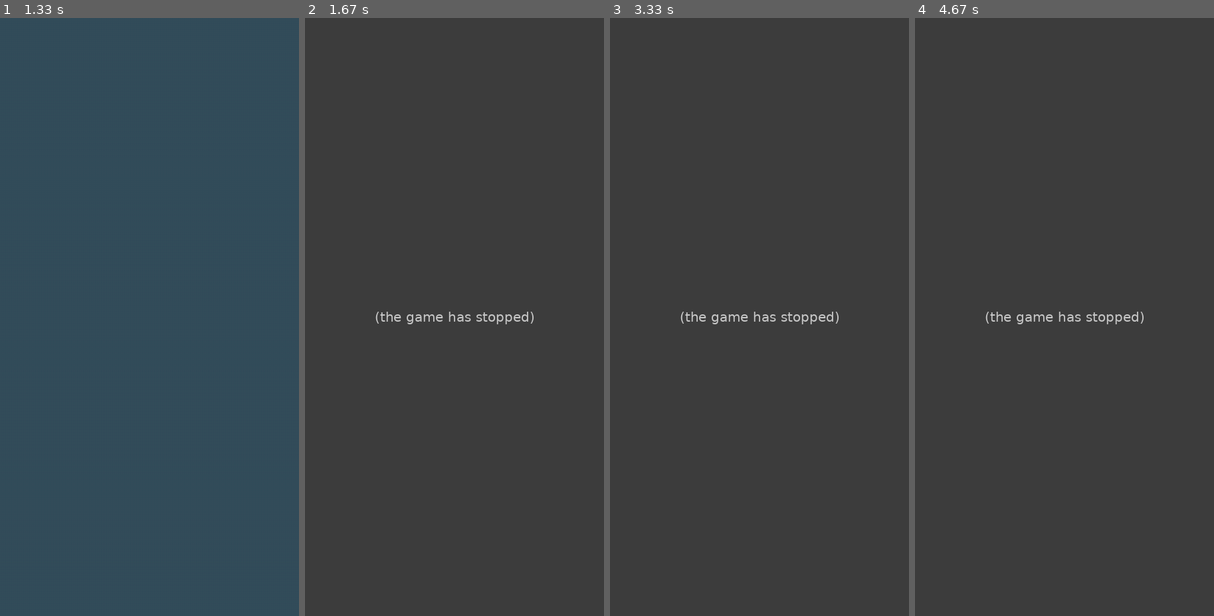
Above: before the commit, frames 1-4 (left to right).
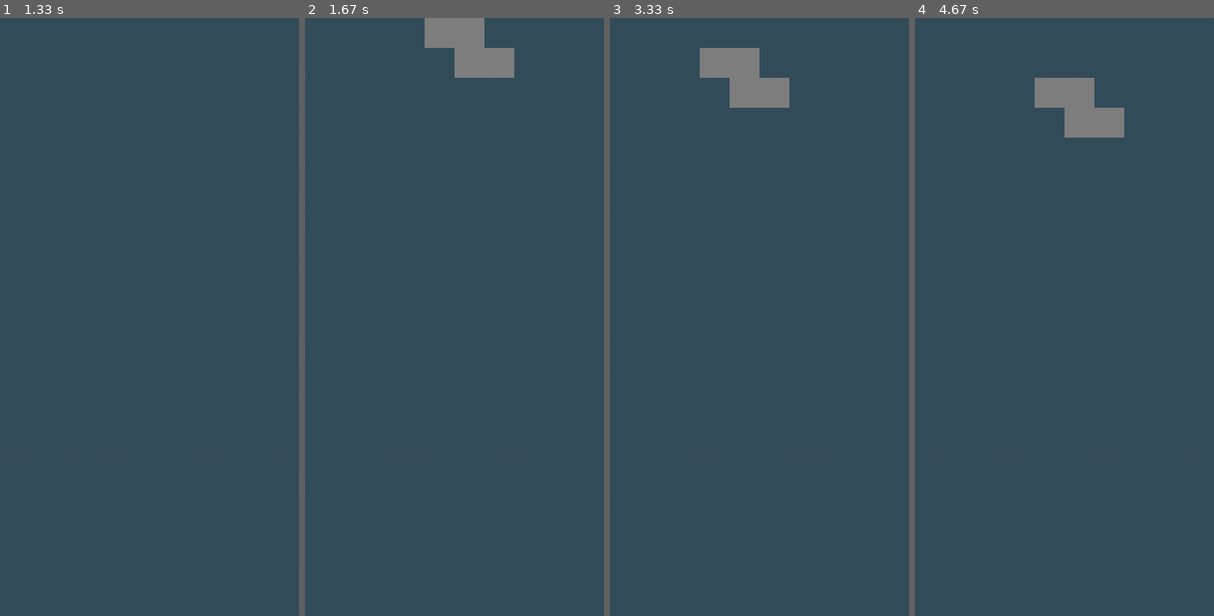
Above: after the commit, the same moments.

Repository: coolryan/TetrisGameWithPygame
Game: pygame game, started from src/main.py
Same seed, same stepped clock (60 frames per second), same inputs: the game is played once before the commit and once after it.
Inputs:
- Up to frame 1 (1.33 s): no input
- Up to frame 2 (1.67 s): hold Left from 1.33 s (still down)
- Up to frame 3 (3.33 s): release Left at 1.87 s; hold Right from 2.9 s (still down)
- Up to frame 4 (4.67 s): release Right at 3.53 s

Frame 1 is identical in both runs. In frame 2, 100% of the frame differs, in the area x 0-100%, y 0-100%; in frame 3, 100%; in frame 4, 100%.
Error before the commit: AttributeError: 'Figure' object has no attribute 'width' (Tetris.py line 74); the game stopped at 1.5 s (later frames are placeholders)

Commit message:
Fixed so we can see shapes moving again

Diff:
--- a/src/Models/Figure.py
+++ b/src/Models/Figure.py
@@ -108,12 +108,12 @@
         print("Size: ", self.size)
         print("Drawing coords: ", self.coordList)
         for coord in self.coordList:
-            left = coord[0]*self.size
-            right = coord[1]*self.size
+            x = coord[0]*self.size
+            y = coord[1]*self.size
             width = self.size
             height = self.size
-            print(left, right, width, height)
-            rect = pygame.Rect(left, right, width, height)
+            print(f"x: {x} y: {y}")
+            rect = pygame.Rect(x, y, width, height)
             pygame.draw.rect(screen, self.color, rect)
 
     def setX(self, x):
@@ -122,7 +122,7 @@
         coordListTemp = []
 
         for coord in self.coordList:
-            coordListTemp.append(((coord[0]-diff)*self.size, coord[1]*self.size))
+            coordListTemp.append(((coord[0]-diff), coord[1]))
 
         self.coordList = coordListTemp
 
@@ -133,7 +133,7 @@
         coordListTemp = []
 
         for coord in self.coordList:
-            coordListTemp.append((coord[0]*self.size, (coord[1]-diff)*self.size))
+            coordListTemp.append((coord[0], (coord[1]-diff)))
 
         self.coordList = coordListTemp
 
@@ -157,7 +157,7 @@
 
         maximum = max(listOfNumbers)
 
-        totalMax = maximum + self.size
+        totalMax = maximum
         return totalMax
 
     # get bottom method
@@ -169,5 +169,5 @@
 
         maximum = max(listOfNumbers)
 
-        totalMax = maximum + self.size
+        totalMax = maximum
         return totalMax
--- a/src/Models/Tetris.py
+++ b/src/Models/Tetris.py
@@ -15,11 +15,11 @@
 # class Tetris
 class Tetris:
     """constructor"""
-    def __init__(self, height, width, square_size):
+    def __init__(self, width, height, square_size):
         self.level, self.score = 2, 0
         self.state = "start"
         self.height, self.width = height, width
-        self.speed = 10
+        self.speed = 1
         self.figures, self.nextFigures = [], []
         self.square_size = square_size
         self.initFigures()
@@ -71,7 +71,7 @@
     def leftMove(self):
         for fig in self.figures:
             if fig.isActive and fig.getLeft() >= 0:
-                moveAmount = fig.width if fig.getLeft() >= fig.width else fig.getLeft()
+                moveAmount = 1 if fig.getLeft() >= 0 else fig.getLeft()
                 fig.setX(fig.x-moveAmount)
 
     # x:160 FigWidth: 60 ScreenWidth: 1000 Move: 840
@@ -79,7 +79,7 @@
     def rightMove(self):
         for fig in self.figures:
             if fig.isActive and fig.getRight() <= self.width:
-                moveAmount = fig.width if (self.width - fig.getRight()) >= fig.width else (self.width - fig.getRight())
+                moveAmount = 1 if (self.width - fig.getRight()) >= 1 else 0
                 fig.setX(fig.x+moveAmount)
 
     # downMove method
--- a/src/main.py
+++ b/src/main.py
@@ -55,6 +55,7 @@
     options_img = pygame.image.load(os.path.join(os.getcwd(), path, "button_options.png"))
     quit_img = pygame.image.load(os.path.join(os.getcwd(), path, "button_quit.png"))
     back_img = pygame.image.load(os.path.join(os.getcwd(), path, "button_back.png"))
+
     # create button instances
     start_button = Button(200, 200, start_img, 0.8)
     exit_button = Button(200, 200, exit_img, 0.8)
@@ -84,6 +85,8 @@
 
         # call draw
         game.draw(screen)
+
+        game.move()
 
         # call deactive
         game.deactivate()
@@ -133,7 +136,7 @@
         # pygame update
         pygame.display.update()
 
-        time.sleep(.5)
+        time.sleep(1.5)
 
     # quit
     pygame.quit()
